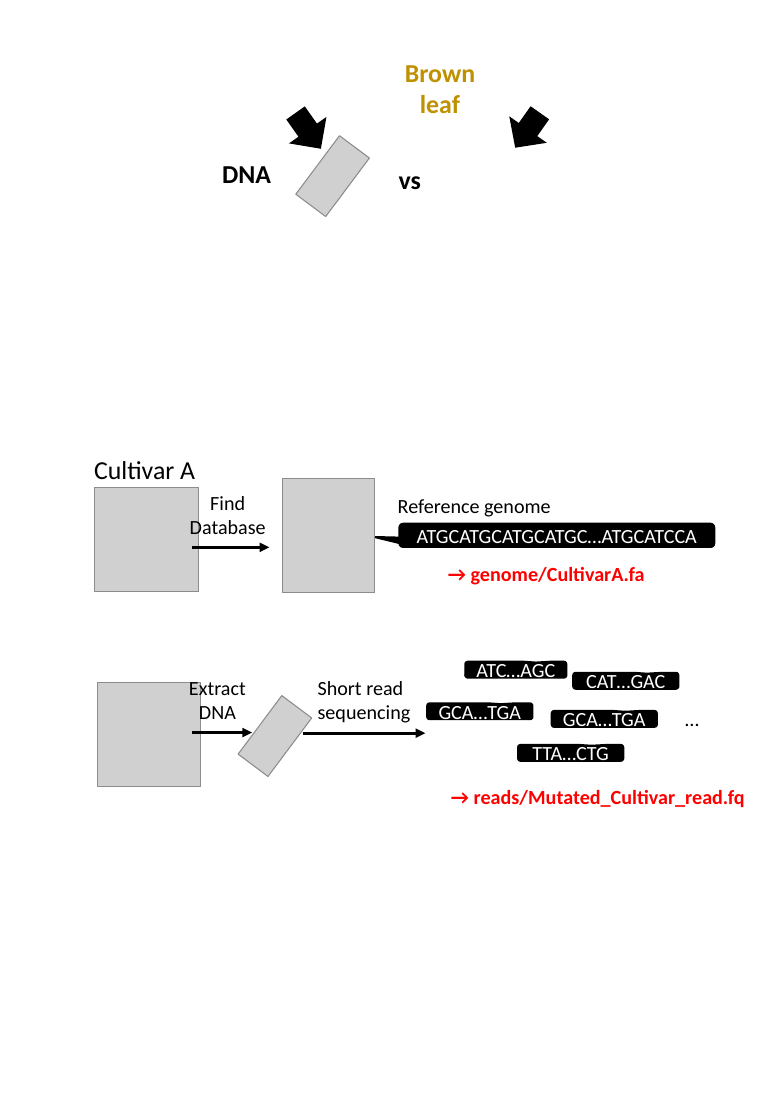
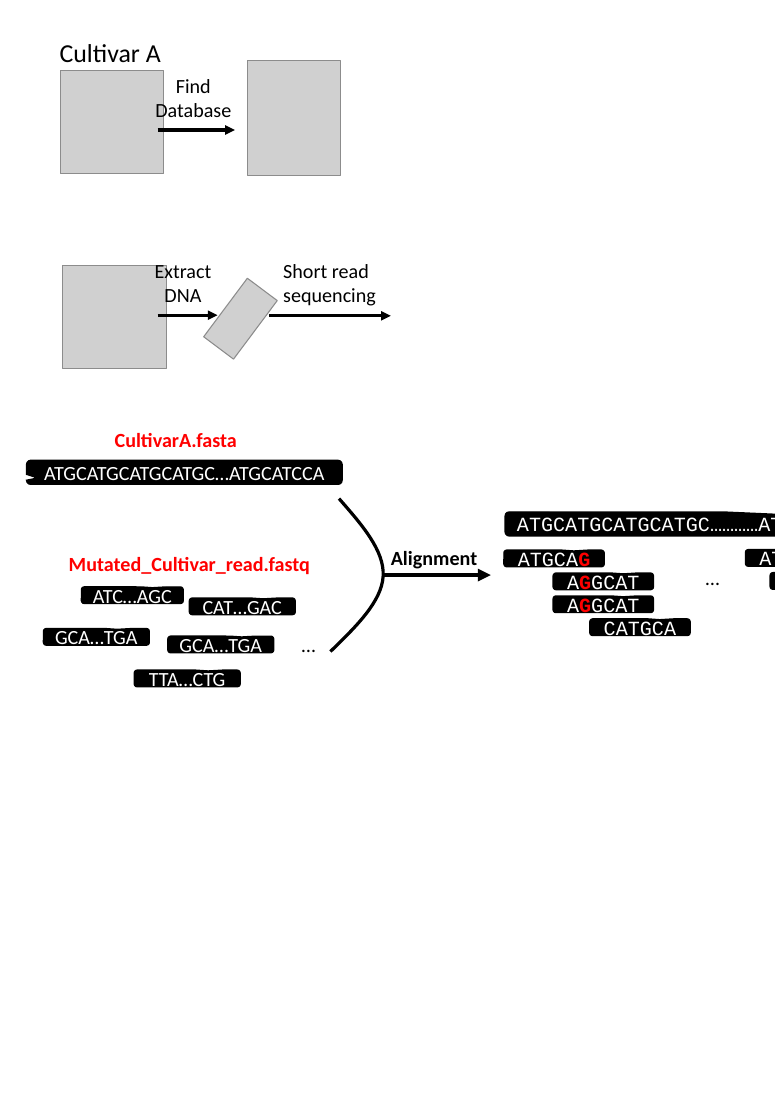
Before and after one commit to slt666666/FAO_lecture, a slide deck: slide 4 of FAO_2024/mutmapqtlseq.pptx. Drawn at 775x1120 pixels with LibreOffice and Linux fonts; fonts in the diff are those of the drawing; grey boxes stand for pictures. Boxes give left, top, right and bottom in pixels: in the first picture for what was removed or moved away, otherwise in the second. Text is boxed around its words. In the diff, an @@ line names an element or a change of style, - is before the commit and + after.

```diff
--- a/FAO_2024/mutmapqtlseq.pptx
+++ b/FAO_2024/mutmapqtlseq.pptx
@@ text removed at [405,65,475,113] @@
-Brown leaf
@@ down arrow removed at [279,101,338,160] @@
@@ down arrow removed at [498,101,557,159] @@
@@ 3 texts, 2 pictures, 1 arrow: place and size @@
-3 texts, 2 pictures, 1 arrow at [94,461,411,786]
+3 texts, 2 pictures, 1 arrow at [60,44,376,369]
@@ picture removed at [296,136,370,217] @@
@@ text removed at [222,166,271,183] @@
-DNA
@@ text removed at [399,176,421,190] @@
-vs
@@ 2 pictures, 2 arrows, 1 text: place and size @@
-2 pictures, 2 arrows, 1 text at [95,488,426,777]
+2 pictures, 2 arrows, 1 text at [60,70,391,359]
@@ text at [115,433,237,447]: text changed @@
-→ genome/CultivarA.fa
+CultivarA.fasta
@@ rounded speech box "ATGCATGCATGCATGC…ATGCATCCA": place and size @@
-rounded speech box "ATGCATGCATGCATGC…ATGCATCCA" at [399,523,714,547]
+rounded speech box "ATGCATGCATGCATGC…ATGCATCCA" at [27,460,342,484]
@@ rounded speech box "ATGCATGCATGCATGC…ATGCATCCA" at [27,460,342,484]: proportions changed @@
@@ freeform shape added at [331,498,383,651], outline #000000 2.25 pt @@
@@ text removed at [398,499,551,517] @@
-Reference genome
@@ text at [69,557,310,574]: text changed @@
-→ reads/Mutated_Cultivar_read.fq
+Mutated_Cultivar_read.fastq
@@ text added at [391,551,477,569], 14 pt, text #000000, bold @@
+Alignment
@@ group added at [504,512,775,636]: 7 rounded speech boxes, 1 text @@
+ATGCATGCATGCATGC…………ATGCATCCA
+ATGCAG
+CATGCA
+AGGCAT
+ATGCAT
+GCATCC
+AGGCAT
+…
@@ arrow added from (383, 575) to (491, 575), #000000 3 pt @@
@@ 5 rounded speech boxes, 1 text: place and size @@
-5 rounded speech boxes, 1 text at [427,661,721,761]
+5 rounded speech boxes, 1 text at [43,587,338,686]
```
Also in this commit, not shown: 1 other file.
